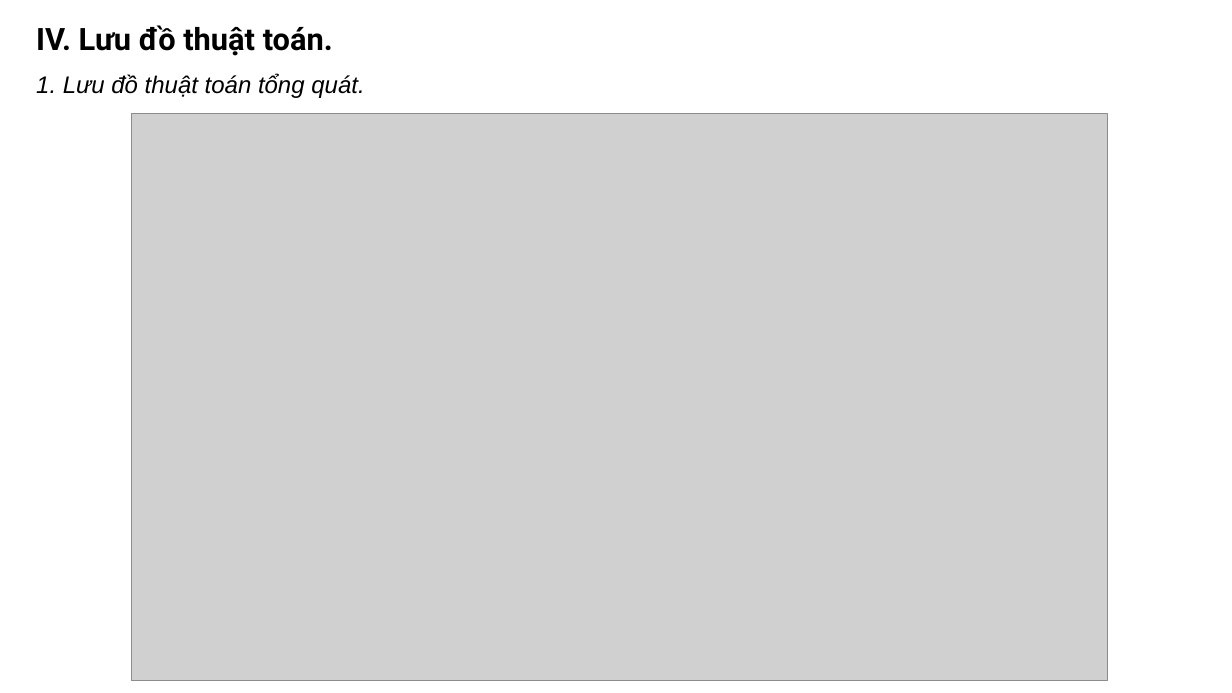
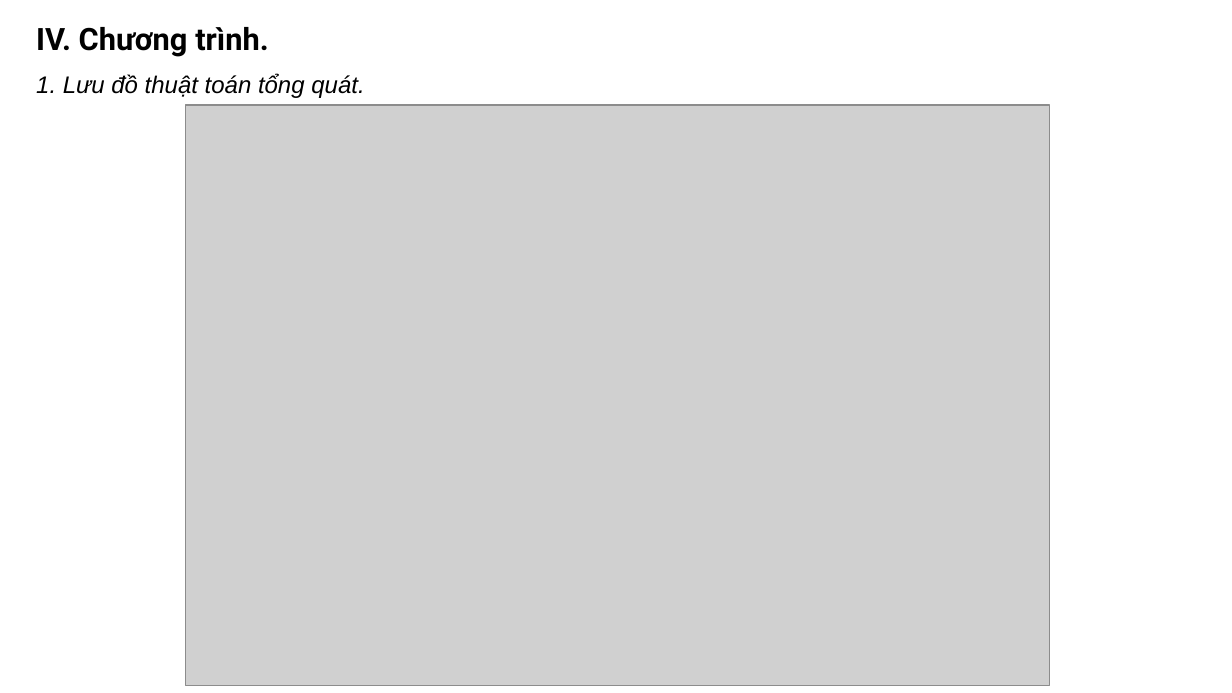
Before and after one commit to khanhnm08/HK_Egg_Incubator, a slide deck: slide 10 of Slide bao cao.pptx. Drawn at 1232x693 pixels with LibreOffice and Linux fonts; fonts in the diff are those of the drawing; grey boxes stand for pictures. Boxes give left, top, right and bottom in pixels: in the first picture for what was removed or moved away, otherwise in the second. Text is boxed around its words. In the diff, an @@ line names an element or a change of style, - is before the commit and + after.

```diff
--- a/Slide bao cao.pptx
+++ b/Slide bao cao.pptx
@@ text at (x1=36, y1=27, x2=268, y2=57): text changed @@
-IV. Lưu đồ thuật toán.
+IV. Chương trình.
@@ picture resized from (x1=132, y1=113, x2=1108, y2=680) to (x1=186, y1=105, x2=1050, y2=685) @@
```
Also in this commit, not shown: 5 other slides changed, 2 slides added, 2 slides removed, 15 other files.
